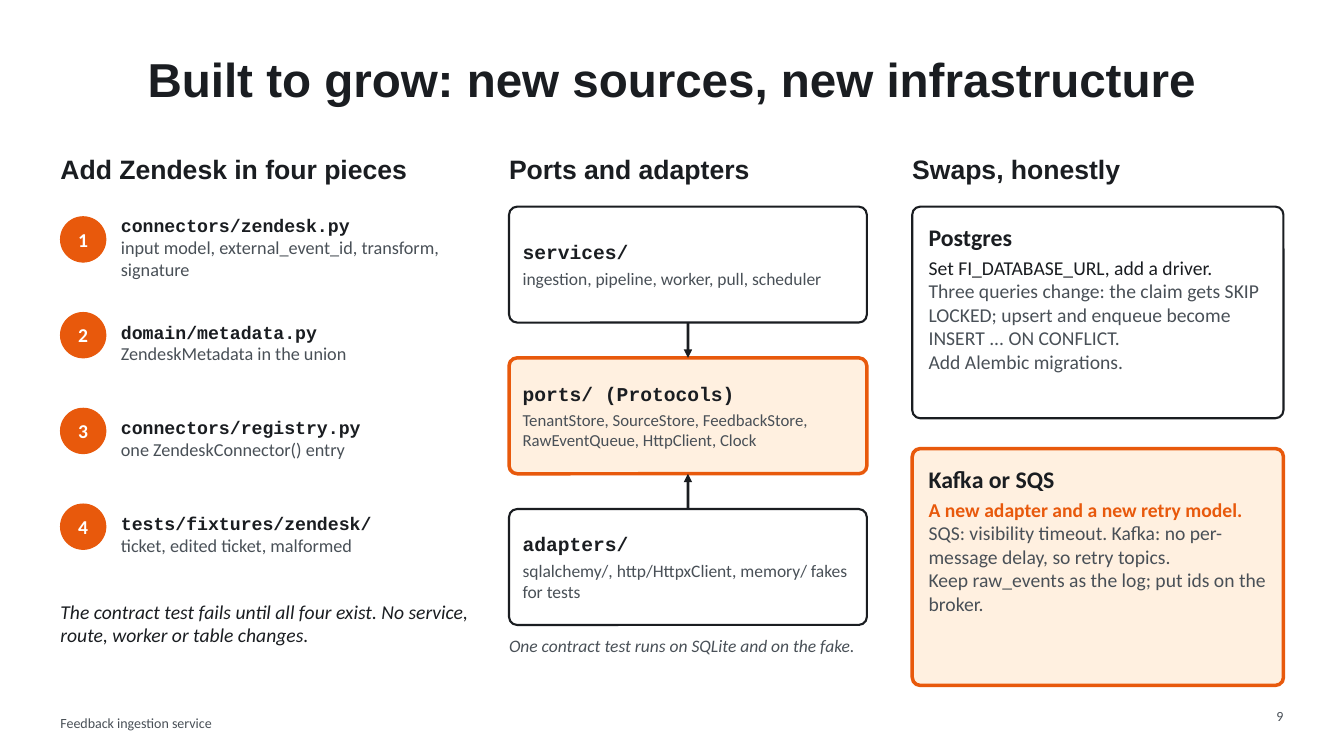
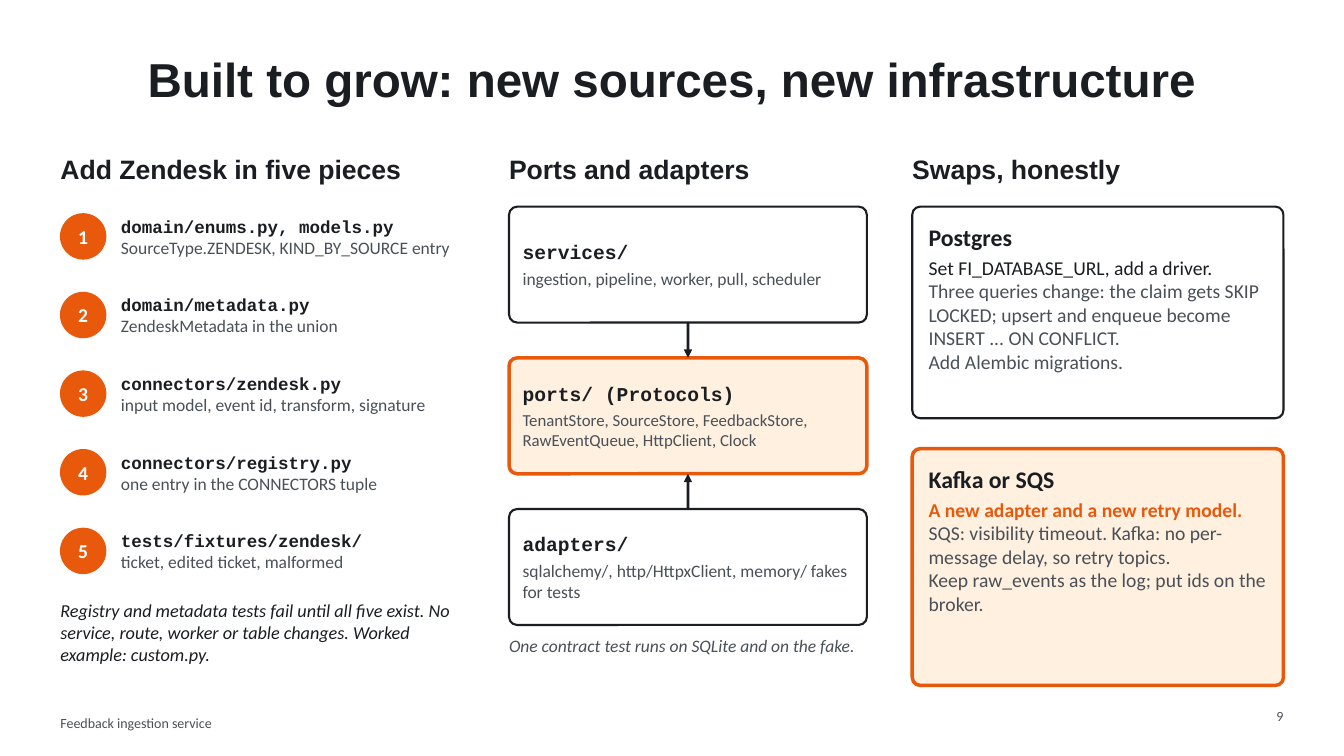
Before and after one commit to regalmoix/feedback-ingest, a slide deck: slide 9 of docs/slides/deck.pptx. Drawn at 1344x756 pixels with LibreOffice and Linux fonts; fonts in the diff are those of the drawing. Boxes give left, top, right and bottom in pixels: in the first picture for what was removed or moved away, otherwise in the second. Text is boxed around its words. In the diff, an @@ line names an element or a change of style, - is before the commit and + after.

```diff
--- a/docs/slides/deck.pptx
+++ b/docs/slides/deck.pptx
@@ text at bbox=[60, 159, 401, 184]: text changed @@
-Add Zendesk in four pieces
+Add Zendesk in five pieces
@@ text added at bbox=[121, 221, 450, 257], 12.5 pt, text #495057 @@
+domain/enums.py, models.py
+SourceType.ZENDESK, KIND_BY_SOURCE entry
@@ ellipse "2": place and size @@
-ellipse "2" at bbox=[60, 313, 106, 358]
+ellipse "2" at bbox=[60, 292, 106, 338]
@@ text "domain/metadata.py" at bbox=[121, 299, 338, 332]: size 13 to 12.5 pt @@
@@ text "domain/metadata.py": place and size @@
-text "domain/metadata.py" at bbox=[121, 326, 346, 360]
+text "domain/metadata.py" at bbox=[121, 299, 338, 332]
@@ text "connectors/zendesk.py": place and size @@
-text "connectors/zendesk.py" at bbox=[121, 219, 439, 279]
+text "connectors/zendesk.py" at bbox=[121, 378, 425, 414]
@@ ellipse "3": place and size @@
-ellipse "3" at bbox=[60, 408, 106, 454]
+ellipse "3" at bbox=[60, 371, 106, 416]
@@ text at bbox=[121, 378, 341, 394]: size 13 to 12.5 pt in "connectors/zendesk.py" @@
@@ text at bbox=[121, 399, 425, 414]: text changed; size 13 to 12.5 pt @@
-input model, external_event_id, transform, signature
+input model, event id, transform, signature
@@ text "connectors/registry.py": place and size @@
-text "connectors/registry.py" at bbox=[121, 422, 361, 459]
+text "connectors/registry.py" at bbox=[121, 457, 377, 493]
@@ ellipse "4": place and size @@
-ellipse "4" at bbox=[60, 504, 106, 549]
+ellipse "4" at bbox=[60, 450, 106, 495]
@@ text at bbox=[121, 478, 377, 493]: text changed; size 13 to 12.5 pt @@
-one ZendeskConnector() entry
+one entry in the CONNECTORS tuple
@@ text at bbox=[121, 457, 352, 473]: size 13 to 12.5 pt in "connectors/registry.py" @@
@@ ellipse added at bbox=[60, 528, 106, 574], fill #E8590C, outline #E8590C 0.75 pt, 14 pt, text #FFFFFF, bold @@
+5
@@ text "tests/fixtures/zendesk/": place and size @@
-text "tests/fixtures/zendesk/" at bbox=[121, 517, 372, 554]
+text "tests/fixtures/zendesk/" at bbox=[121, 535, 362, 570]
@@ text "tests/fixtures/zendesk/" at bbox=[121, 535, 362, 570]: size 13 to 12.5 pt @@
@@ text at bbox=[60, 604, 450, 664]: text changed; size 14 to 13 pt @@
-The contract test fails until all four exist. No service, route, worker or table changes.
+Registry and metadata tests fail until all five exist. No service, route, worker or table changes. Worked example: custom.py.
```
Also in this commit, not shown: 9 other slides changed, 1 slide added, 23 other files.
